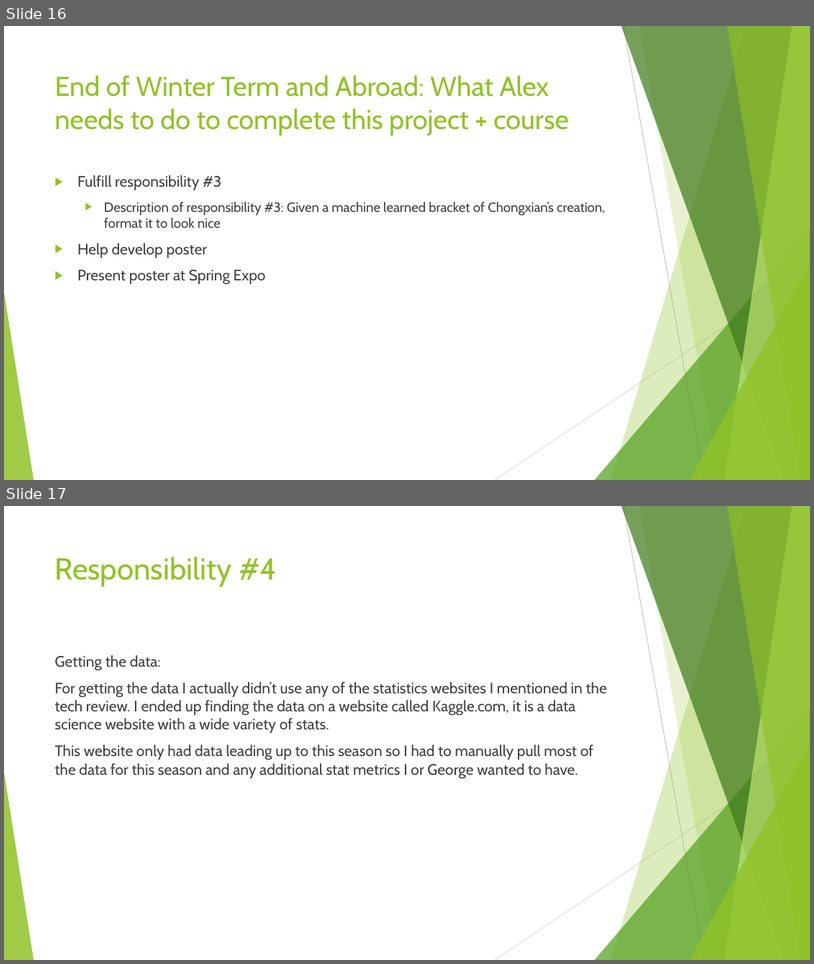
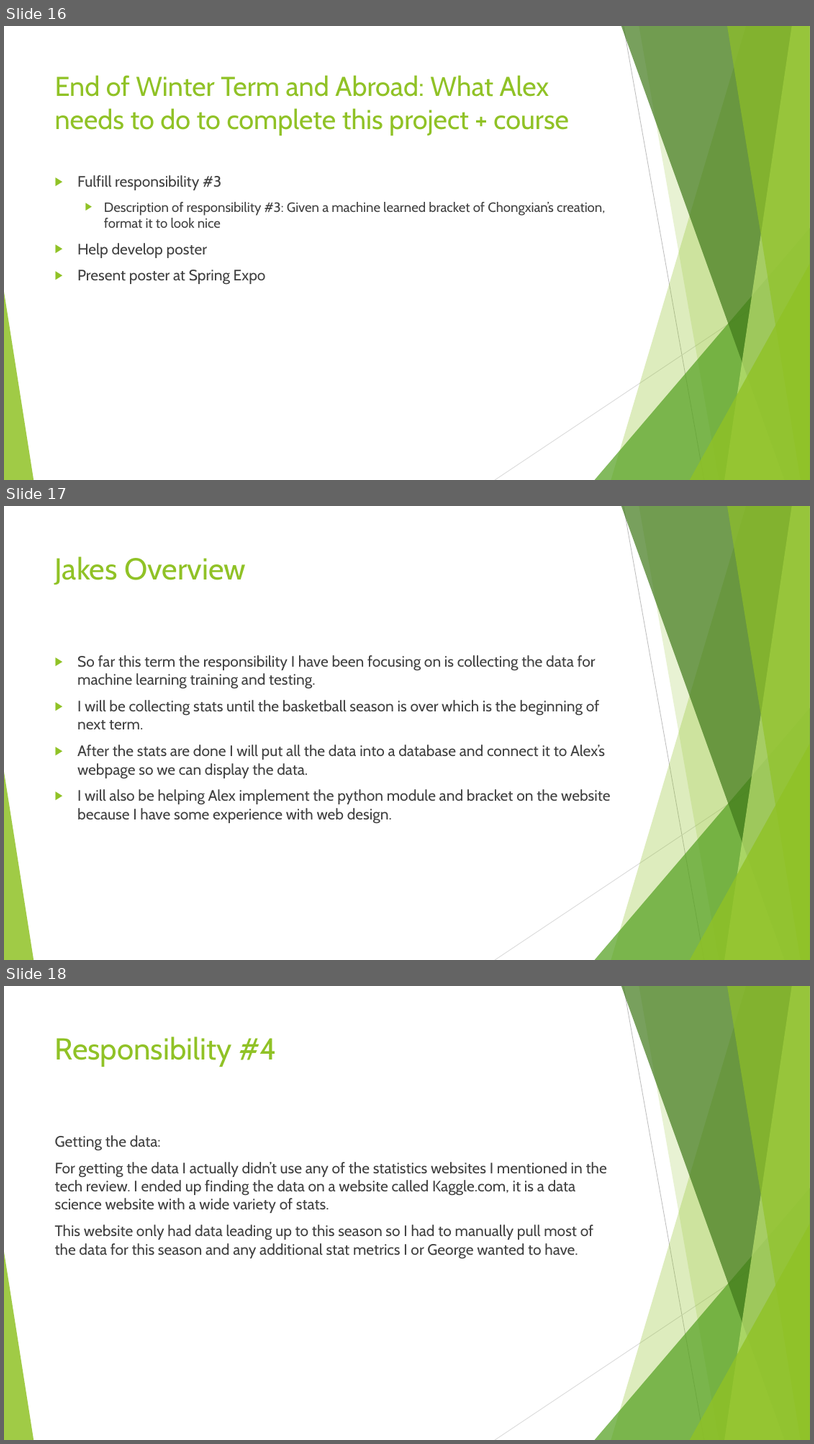
Before and after one commit to AlexDCraig/senior-capstone-project, a slide deck: progressReportWinterTerm/AlexHofferWinterTermProgReport.pptx. Shown one above the other, each under a label of ours: slides 16 and 17 before the commit, slides 16, 17 and 18 after it. The pictures are 814x964 and 814x1444 pixels, drawn with LibreOffice and Linux fonts; fonts in the diff are those of the drawing. Boxes give left, top, right and bottom in pixels: in the first picture for what was removed or moved away, otherwise in the second. Text is boxed around its words. In the diff, an @@ line names an element or a change of style, - is before the commit and + after.

```diff
--- a/progressReportWinterTerm/AlexHofferWinterTermProgReport.pptx
+++ b/progressReportWinterTerm/AlexHofferWinterTermProgReport.pptx
@@ slide 17 added at (4,506,810,960), background #FFFFFF; not listed: 10 template elements that a slide beside it also shows @@
@@ title added at (55,556,246,584), 36 pt, text #90C226 @@
+Jakes Overview
@@ text added at (77,655,610,824), 18 pt, text #404040 @@
+▶ So far this term the responsibility I have been focusing on is collecting the data for machine learning training and testing.
+▶ I will be collecting stats until the basketball season is over which is the beginning of next term.
+▶ After the stats are done I will put all the data into a database and connect it to Alex’s webpage so we can display the data.
+▶ I will also be helping Alex implement the python module and bracket on the website because I have some experience with web design.
@@ what was slide 17 is now slide 18 @@
```
Also in this commit, not shown: 1 slide changed.
